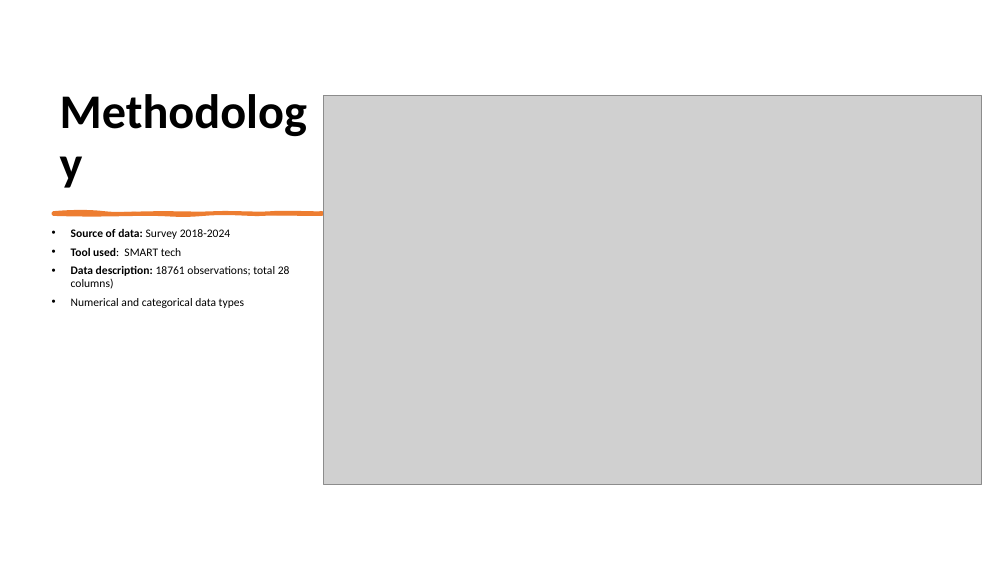
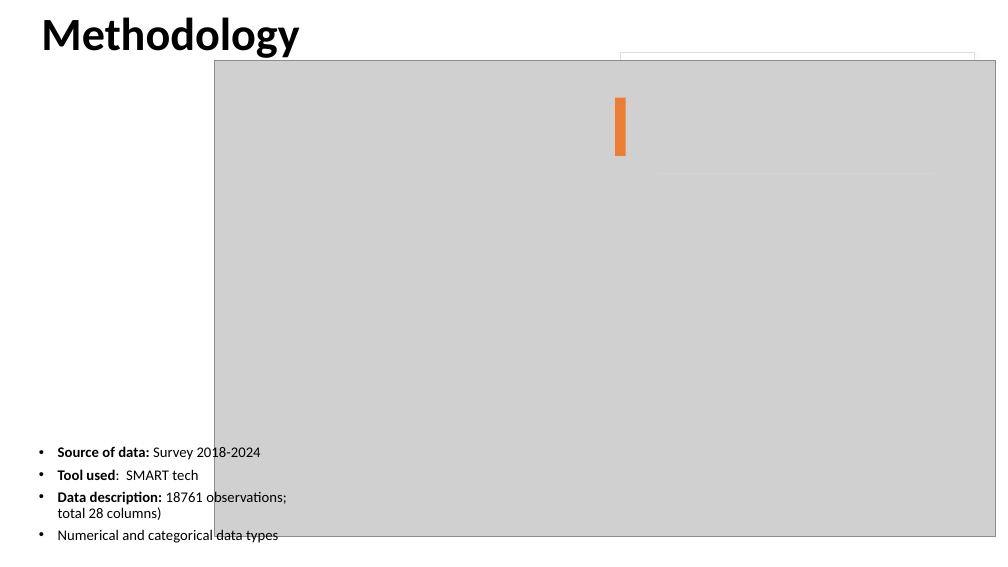
Before and after one commit to dukebaya/Phase-5-Capstone-Project-Team-15, a slide deck: slide 5 of Final presentation Leveraging Machine Learning to Combat Bushmeat Poaching.pptx. Drawn at 1008x567 pixels with LibreOffice and Linux fonts; fonts in the diff are those of the drawing; grey boxes stand for pictures. Boxes give left, top, right and bottom in pixels: in the first picture for what was removed or moved away, otherwise in the second. Text is boxed around its words. In the diff, an @@ line names an element or a change of style, - is before the commit and + after.

```diff
--- a/Final presentation Leveraging Machine Learning to Combat Bushmeat Poaching.pptx
+++ b/Final presentation Leveraging Machine Learning to Combat Bushmeat Poaching.pptx
@@ title "Methodology": place and size @@
-title "Methodology" at (52,53,336,195)
+title "Methodology" at (41,17,299,62)
@@ title "Methodology" at (41,17,299,62): size 46 to 44 pt; vertical alignment bottom to middle @@
@@ rectangle added at (621,52,975,507), fill #FFFFFF, outline #DEDEDE 0.75 pt @@
@@ picture: place and size @@
-picture at (324,95,982,484)
+picture at (215,60,996,537)
@@ rectangle added at (616,98,626,156), fill #ED7D31 @@
@@ freeform shape removed at (53,212,322,214) @@
@@ text "Source of data: Survey 2018-2024": place and size @@
-text "Source of data: Survey 2018-2024" at (71,229,290,308)
+text "Source of data: Survey 2018-2024" at (58,445,286,544)
@@ text "Source of data: Survey 2018-2024" at (58,445,286,544): size 11 to 14 pt @@
```
Also in this commit, not shown: 11 other slides changed, 1 slide added, 4 other files.
